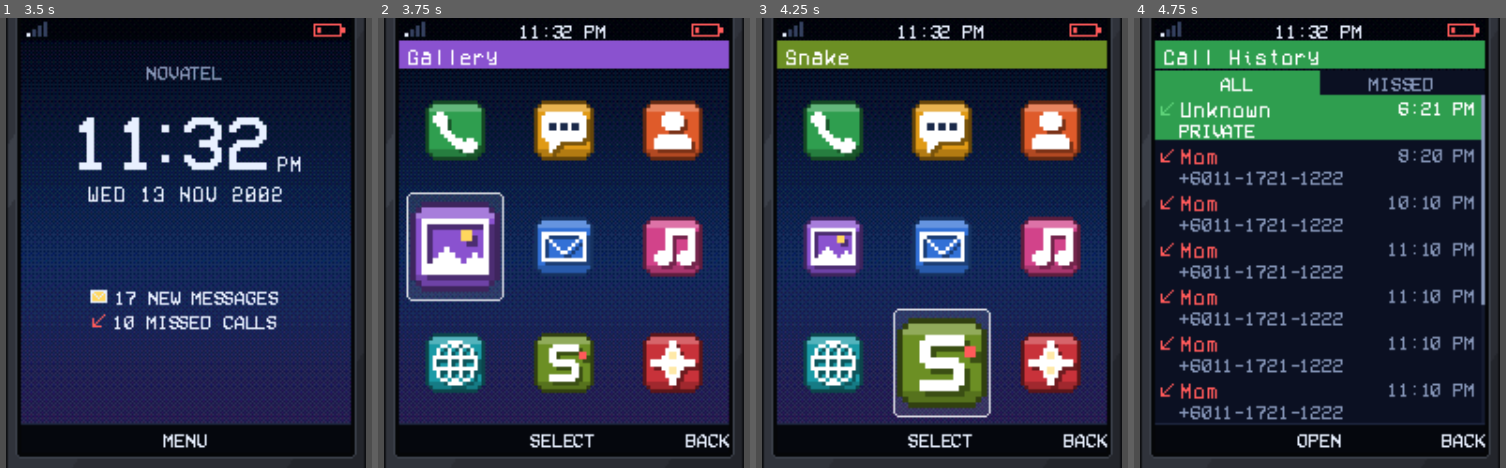
Above: before the commit, frames 1-4 (left to right).
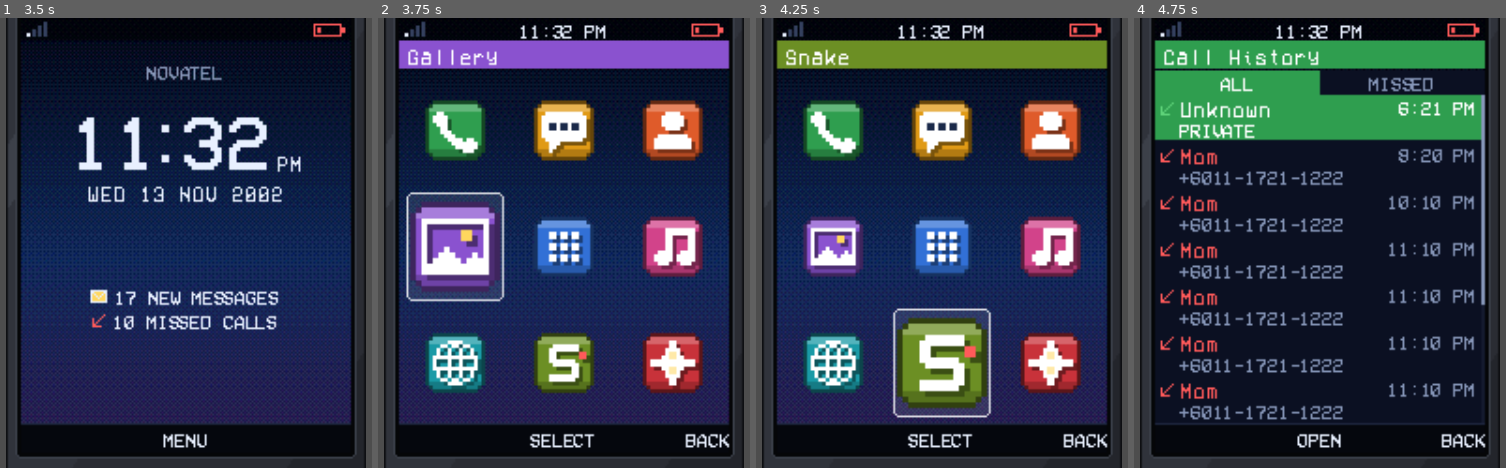
Above: after the commit, the same moments.

Repository: kaminaryu/project-found-footage
Game: Godot game, scene res://Objects/Mechanism/Phone/PhoneWindow.tscn
The game is run twice, just before and just after one commit, with the same random seed, the same clock (stepped at 60 frames per second) and the same inputs. This scene is started directly instead of the project's main scene. Sound files missing from this copy of the repository are replaced by a short silence.
Inputs (mouse positions are in pixels of both pictures, inside the frame that each line leads up to):
- Up to frame 1 (3.5 s): click (74, 441) at 0.5 s; click "MENU" at 1.25 s; click (297, 441) at 2 s; tap Enter (ui_accept) at 2.75 s; drag from (186, 243) to (267, 144) at 2.77 s
- Up to frame 2 (3.75 s): drag from (404, 265) to (523, 333) at 3.52 s
- Up to frame 3 (4.25 s): no input
- Up to frame 4 (4.75 s): click (1212, 130) at 4.27 s

Frame 1 is identical in both runs. In frame 2, 0.8% of the frame differs, in the area x 43-58%, y 47-56%; in frame 3, 0.8%; in frame 4, nothing differs.

Commit message:
Add Call app to the flip phone with a secret code SMS
Replaces the E-mail app with a Call keypad. A wrong number rings and
plays the "number unavailable" message; dialling a secret code from
phone_data.json ("dial" > "secrets", e.g. WOLF = 9653) rings once and
sends its text to Messages once per game. Includes placeholder ring,
unavailable, SMS and key sounds and the dialpad icon.

Co-Authored-By: Claude Opus 5.5 <noreply@anthropic.com>

Diff:
--- a/Objects/Mechanism/Phone/PhoneWindow.tscn
+++ b/Objects/Mechanism/Phone/PhoneWindow.tscn
@@ -8,7 +8,7 @@
 [ext_resource type="Texture2D" uid="uid://l25y2ghj1pt2" path="res://Assets/UI/PhoneIcons/Apps/messages.png" id="6_osihj"]
 [ext_resource type="Texture2D" uid="uid://b55yqxre1a708" path="res://Assets/UI/PhoneIcons/Apps/contacts.png" id="7_dpa08"]
 [ext_resource type="Texture2D" uid="uid://cm1n62ud0n281" path="res://Assets/UI/PhoneIcons/Apps/gallery.png" id="8_1x37v"]
-[ext_resource type="Texture2D" uid="uid://d1a2khltw1ph4" path="res://Assets/UI/PhoneIcons/Apps/email.png" id="9_ttc44"]
+[ext_resource type="Texture2D" uid="uid://ce3f78y1aysvv" path="res://Assets/UI/PhoneIcons/Apps/dial.png" id="9_dial"]
 [ext_resource type="Texture2D" uid="uid://cc56f2mred3y6" path="res://Assets/UI/PhoneIcons/Apps/music.png" id="10_i67im"]
 [ext_resource type="Texture2D" uid="uid://c548w8m4oa0k0" path="res://Assets/UI/PhoneIcons/Apps/browser.png" id="11_t8kdg"]
 [ext_resource type="Texture2D" uid="uid://l124jfvn5umh" path="res://Assets/UI/PhoneIcons/Apps/snake.png" id="12_fe0hb"]
@@ -27,6 +27,10 @@
 [ext_resource type="Shader" uid="uid://c1hvxdklbgmc3" path="res://Assets/UI/phone_lcd.gdshader" id="25_vt1cm"]
 [ext_resource type="AudioStream" uid="uid://1uf7ci4yhboo" path="res://Assets/SFX/phone_boot.wav" id="26_mb35u"]
 [ext_resource type="AudioStream" uid="uid://dwpgum54j54t8" path="res://Assets/SFX/ButtonSelect.wav" id="27_yqmkd"]
+[ext_resource type="AudioStream" uid="uid://cb3tjkrj52r5j" path="res://Assets/SFX/phone_key.wav" id="28_key"]
+[ext_resource type="AudioStream" uid="uid://cnd3r55xfljd5" path="res://Assets/SFX/call_ringing.wav" id="29_ring"]
+[ext_resource type="AudioStream" uid="uid://c8aibp0gbtdof" path="res://Assets/SFX/call_unavailable.wav" id="30_unavailable"]
+[ext_resource type="AudioStream" uid="uid://cy0l51vf0gp7b" path="res://Assets/SFX/sms_received.wav" id="31_sms"]
 
 [sub_resource type="Resource" id="Resource_e1ove"]
 script = ExtResource("4_rjvtr")
@@ -58,8 +62,10 @@
 
 [sub_resource type="Resource" id="Resource_y5pcr"]
 script = ExtResource("4_rjvtr")
-title = "E-mail"
-icon = ExtResource("9_ttc44")
+title = "Call"
+color = Color(0.19607843, 0.4392157, 0.8392157, 1)
+icon = ExtResource("9_dial")
+opens = "dial"
 
 [sub_resource type="Resource" id="Resource_fjape"]
 script = ExtResource("4_rjvtr")
@@ -651,3 +657,19 @@
 [node name="SelectSound" type="AudioStreamPlayer" parent="PhoneUI" unique_id=1373182081]
 unique_name_in_owner = true
 stream = ExtResource("27_yqmkd")
+
+[node name="KeySound" type="AudioStreamPlayer" parent="PhoneUI"]
+unique_name_in_owner = true
+stream = ExtResource("28_key")
+
+[node name="RingSound" type="AudioStreamPlayer" parent="PhoneUI"]
+unique_name_in_owner = true
+stream = ExtResource("29_ring")
+
+[node name="UnavailableSound" type="AudioStreamPlayer" parent="PhoneUI"]
+unique_name_in_owner = true
+stream = ExtResource("30_unavailable")
+
+[node name="SmsSound" type="AudioStreamPlayer" parent="PhoneUI"]
+unique_name_in_owner = true
+stream = ExtResource("31_sms")
--- a/Objects/Mechanism/Phone/phone_app.gd
+++ b/Objects/Mechanism/Phone/phone_app.gd
@@ -9,5 +9,6 @@
 @export var color: Color = Color("#3270d6")
 ## 16x16 pixel-art PNG. Shown at 2x, and 3x while highlighted.
 @export var icon: Texture2D
-## What opening it does. "crash" shows the "App stopped working" popup.
-@export_enum("crash", "calls", "messages", "contacts", "gallery") var opens: String = "crash"
+## What opening it does. "crash" shows the "App stopped working" popup,
+## "dial" opens the Call keypad.
+@export_enum("crash", "calls", "messages", "contacts", "gallery", "dial") var opens: String = "crash"
--- a/Objects/Mechanism/Phone/phone_ui.gd
+++ b/Objects/Mechanism/Phone/phone_ui.gd
@@ -47,10 +47,18 @@
 	"move_right": "ui_right",
 }
 
+## The Call app keypad, row by row, and the letters printed on each key.
+const KEYPAD := ["1", "2", "3", "4", "5", "6", "7", "8", "9", "*", "0", "#"]
+const KEY_LETTERS := {"2": "ABC", "3": "DEF", "4": "GHI", "5": "JKL", "6": "MNO", "7": "PQRS", "8": "TUV", "9": "WXYZ"}
+const MAX_DIGITS := 20
+## How long the right code rings before the line goes dead and its text arrives.
+const SECRET_RING_TIME := 2.2
+
 # "static" = remembered for the whole game, even after the phone window closes.
 static var _booted := false
 static var _read_threads := {}          # sender name -> true once the thread was opened
 static var _seen_missed_calls := false
+static var _sms_received: Array[Dictionary] = []   # secret texts the Call app already sent
 
 @onready var _header: Panel = %Header
 @onready var _header_title: Label = %HeaderTitle
@@ -79,10 +87,16 @@
 var _static_material: ShaderMaterial
 var _header_style: StyleBoxFlat
 var _title_style: StyleBoxFlat
+var _dialed := ""                        # what is typed on the Call keypad
+var _dial_display: Label
+var _call_status: Label
+var _call_tween: Tween
 
 
 func _ready() -> void:
 	_data = _load_data()
+	for sms: Dictionary in _sms_received:   # texts that already arrived earlier in the game
+		_put_sms_in_inbox(sms)
 	_lcd_material = _make_lcd_material(false)
 	_static_material = _make_lcd_material(true)
 
@@ -144,7 +158,10 @@
 		return
 
 	if event is InputEventKey and event.pressed and event.keycode == KEY_BACKSPACE:
-		_back()
+		if _screen_id == "dial" and _dialed != "" and not _popup.visible:
+			_dial_delete()   # on the keypad, Backspace rubs out the last digit first
+		elif not event.echo:
+			_back()
 		get_viewport().set_input_as_handled()
 		return
 
@@ -163,6 +180,15 @@
 		for arrow: String in ["ui_up", "ui_down", "ui_left", "ui_right"]:
 			if event.is_action_pressed(arrow, true):
 				get_viewport().set_input_as_handled()
+		return
+
+	# Number keys on the keyboard type on the Call keypad.
+	var typed := _typed_key(event)
+	if _screen_id == "dial" and typed != "":
+		_dial_press(typed)
+		if not _items[-1].has_focus():
+			_items[-1].grab_focus()   # jump to CALL, so Enter rings the number
+		get_viewport().set_input_as_handled()
 		return
 
 	var handled := true
@@ -189,6 +215,8 @@
 func _on_soft_left() -> void:
 	if _screen_id == "photo":
 		_step_photo(-1)
+	elif _screen_id == "dial":
+		_dial_delete()
 
 
 func _on_soft_center() -> void:
@@ -201,6 +229,8 @@
 			_open(_show_menu)
 		"photo":
 			_step_photo(1)
+		"dial":
+			_place_call()
 		_:
 			var focused := get_viewport().gui_get_focus_owner()
 			if focused is BaseButton and focused in _items:
@@ -399,6 +429,9 @@
 			_open(_show_contacts)
 		"gallery":
 			_open(_show_gallery)
+		"dial":
+			_dialed = ""
+			_open(_show_dial)
 		_:
 			_show_crash(app)
 
@@ -540,6 +573,253 @@
 		"outgoing":
 			return icon_call_outgoing
 	return icon_call_incoming
+
+
+# ---------------------------------------------------------------- call (dial a number)
+
+func _show_dial(focus: int) -> void:
+	_begin_app("dial", "dial", "Call")
+	_set_softkeys("", "CALL", "BACK")
+
+	var pad := _margin(4, 4, 4, 2)
+	_dial_display = _label("")
+	_dial_display.horizontal_alignment = HORIZONTAL_ALIGNMENT_CENTER
+	_dial_display.vertical_alignment = VERTICAL_ALIGNMENT_CENTER
+	_dial_display.custom_minimum_size.y = 26
+	pad.add_child(_dial_display)
+	_content.add_child(pad)
+
+	var grid := GridContainer.new()
+	grid.columns = 3
+	grid.add_theme_constant_override("h_separation", 0)
+	grid.add_theme_constant_override("v_separation", 0)
+	_content.add_child(grid)
+	for key: String in KEYPAD:
+		var button := _add_key(grid, key, KEY_LETTERS.get(key, " "), 30)
+		button.pressed.connect(_dial_press.bind(key))
+
+	var bottom := _margin(0, 2, 0, 0)
+	_content.add_child(bottom)
+	var call_key := _add_key(bottom, "CALL", "", 18, LED_ON)
+	call_key.pressed.connect(_place_call)
+
+	_update_dial_display()
+	_focus_item(focus)
+
+
+## A keypad key you can highlight and press: a big character with small letters under it.
+func _add_key(parent: Control, top: String, bottom: String, height: int, colour := TEXT) -> Button:
+	var key := Button.new()
+	key.theme_type_variation = "PhoneItem"
+	key.focus_mode = Control.FOCUS_ALL
+	key.custom_minimum_size.y = height
+	key.size_flags_horizontal = Control.SIZE_EXPAND_FILL
+
+	var face := Panel.new()                # the key itself
+	face.mouse_filter = Control.MOUSE_FILTER_IGNORE
+	face.add_theme_stylebox_override("panel", _flat(SECTION, 0, 0, 3))
+	_fill(face, 1, 1, 1, 1)
+	key.add_child(face)
+
+	var glow := Panel.new()                # coloured when highlighted
+	glow.name = "Highlight"
+	glow.mouse_filter = Control.MOUSE_FILTER_IGNORE
+	glow.add_theme_stylebox_override("panel", _flat(_accent, 0, 0, 3))
+	glow.visible = false
+	_fill(glow, 1, 1, 1, 1)
+	key.add_child(glow)
+
+	var stack := VBoxContainer.new()
+	stack.alignment = BoxContainer.ALIGNMENT_CENTER
+	stack.add_theme_constant_override("separation", 0)
+	stack.mouse_filter = Control.MOUSE_FILTER_IGNORE
+	_fill(stack)
+	key.add_child(stack)
+	var big := _label(top, 12, colour)
+	big.horizontal_alignment = HORIZONTAL_ALIGNMENT_CENTER
+	stack.add_child(big)
+	if bottom != "":
+		var small := _label(bottom, 10, TEXT_DIM)
+		small.horizontal_alignment = HORIZONTAL_ALIGNMENT_CENTER
+		stack.add_child(small)
+
+	parent.add_child(key)
+	_register_item(key)
+	return key
+
+
+## Shows the typed number (smaller when it gets long) and the CLEAR softkey.
+func _update_dial_display() -> void:
+	var empty := _dialed == ""
+	var size := 10 if empty else 20
+	var font := get_theme_font("font", "Label")
+	if not empty and font.get_string_size(_dialed, HORIZONTAL_ALIGNMENT_LEFT, -1, 20).x > 166:
+		size = 12
+	_dial_display.text = "Enter number" if empty else _dialed
+	_dial_display.add_theme_font_size_override("font_size", size)
+	_dial_display.add_theme_color_override("font_color", TEXT_DIM if empty else TEXT)
+	%SoftLeft.text = "" if empty else "CLEAR"
+
+
+## Adds one key to the number.
+func _dial_press(key: String) -> void:
+	if _dialed.length() < MAX_DIGITS:
+		_dialed += key
+		%KeySound.play()
+	_update_dial_display()
+
+
+## Rubs out the last key (CLEAR softkey or Backspace).
+func _dial_delete() -> void:
+	_dialed = _dialed.left(-1)
+	_update_dial_display()
+
+
+## The keypad key a keyboard key types ("0" to "9", "*", "#"), or "" for any other key.
+func _typed_key(event: InputEvent) -> String:
+	if event is InputEventKey and event.pressed and event.unicode > 0:
+		var typed := char(event.unicode)
+		if typed in KEYPAD:
+			return typed
+	return ""
+
+
+func _place_call() -> void:
+	if _dialed != "":
+		_open(_show_calling.bind(_dialed))
+
+
+## The calling screen. A wrong number rings, then says it is unavailable.
+## A secret code from phone_data.json rings once, goes dead and sends its text.
+func _show_calling(_focus: int, number: String) -> void:
+	_begin_app("dial", "calling", "Call")
+	_set_softkeys("", "", "END")
+	var who := _contact_name(number)
+	_add_profile(who if who != "" else number, number if who != "" else "")
+	var pad := _margin(0, 8, 0, 0)
+	_call_status = _label("Calling...", 12, TEXT_DIM)
+	_call_status.horizontal_alignment = HORIZONTAL_ALIGNMENT_CENTER
+	pad.add_child(_call_status)
+	_content.add_child(pad)
+
+	var secret := _find_secret(number)
+	_call_tween = create_tween()
+	_call_tween.tween_callback(%RingSound.play)
+	if secret.is_empty():
+		_call_tween.tween_interval(_sound_length(%RingSound))
+		_call_tween.tween_callback(_set_call_status.bind("Number unavailable", MISSED))
+		_call_tween.tween_callback(%UnavailableSound.play)
+		_call_tween.tween_interval(_sound_length(%UnavailableSound))
+	else:
+		_call_tween.tween_interval(SECRET_RING_TIME)
+		_call_tween.tween_callback(%RingSound.stop)
+		_call_tween.tween_callback(_receive_sms.bind(secret))
+	_call_tween.tween_callback(_set_call_status.bind("Call ended", TEXT_DIM))
+	_call_tween.tween_interval(1.0)
+	_call_tween.tween_callback(_back)
+
+
+func _set_call_status(text: String, colour: Color) -> void:
+	_call_status.text = text
+	_call_status.add_theme_color_override("font_color", colour)
+
+
+## Hangs up: stops the call sounds and whatever the call was about to do.
+func _end_call() -> void:
+	if _call_tween:
+		_call_tween.kill()
+		_call_tween = null
+	%RingSound.stop()
+	%UnavailableSound.stop()
+
+
+## How long a sound plays, or 2 seconds when no sound file is set yet.
+func _sound_length(player: AudioStreamPlayer) -> float:
+	return player.stream.get_length() if player.stream else 2.0
+
+
+## The secret in phone_data.json whose code was dialled, or {} for a wrong number.
+func _find_secret(number: String) -> Dictionary:
+	var dial: Dictionary = _data.get("dial", {})
+	for secret: Dictionary in dial.get("secrets", []):
+		var code := _to_keypad(str(secret.get("code", "")))
+		if code != "" and code == number:
+			return secret
+	return {}
+
+
+## Turns a word into the keys you press for it, like on old phones: "WOLF" -> "9653".
+## Digits, * and # stay as they are; spaces, + and - are dropped.
+func _to_keypad(text: String) -> String:
+	var keys := ""
+	for letter in text.to_upper():
+		if letter in KEYPAD:
+			keys += letter
+		else:
+			for key: String in KEY_LETTERS:
+				if letter in KEY_LETTERS[key]:
+					keys += key
+	return keys
+
+
+## The contact saved with this number ("Dad"), or "" when nobody is.
+## Works with or without the country code: 01117211827 finds +6011-1721-1827.
+func _contact_name(number: String) -> String:
+	var book: Dictionary = _data.get("contacts", {})
+	for person: Dictionary in book.get("friends", []):
+		var saved := _to_keypad(str(person.get("number", "")))
+		if number.length() >= 7 and saved.ends_with(number):
+			return str(person.get("name", ""))
+	return ""
+
+
+## The right code was dialled: its text arrives in Messages (only the first time).
+func _receive_sms(secret: Dictionary) -> void:
+	for sms: Dictionary in _sms_received:
+		if sms.get("code") == secret.get("code"):
+			return
+	_sms_received.append(secret)
+	_put_sms_in_inbox(secret)
+	_read_threads.erase(str(secret.get("from", "")))   # that chat has something new again
+	var tw := create_tween()
+	tw.tween_interval(1.8)   # a moment after "Call ended", the phone beeps
+	tw.tween_callback(_announce_sms.bind(secret))
+
+
+## Puts a received text into Messages. Its chat moves to the top of the list.
+func _put_sms_in_inbox(sms: Dictionary) -> void:
+	var from := str(sms.get("from", "Unknown"))
+	var time := str(sms.get("time", ""))
+	var threads: Array = _data.get_or_add("messages", [])
+	var thread := {"from": from, "days": []}
+	for i in threads.size():
+		if str(threads[i].get("from", "")) == from:
+			thread = threads.pop_at(i)
+			break
+	threads.push_front(thread)
+	thread["time"] = time
+	var days: Array = thread.get_or_add("days", [])
+	for day: Dictionary in days:   # older texts in this chat stop counting as new
+		for text: Dictionary in day.get("messages", []):
+			text.erase("new")
+	var date := str(sms.get("date", ""))
+	if days.is_empty() or str(days[-1].get("date", "")) != date:
+		days.append({"date": date, "messages": []})
+	days[-1].get_or_add("messages", []).append(
+			{"from_me": false, "time": time, "text": str(sms.get("text", "")), "new": true})
+
+
+## Beep, buzz and a "1 new message" popup.
+func _announce_sms(secret: Dictionary) -> void:
+	%SmsSound.play()
+	if _popup.visible or _screen_id == "calling":
+		return   # no popup now, the LED and the home screen still show it
+	_open_popup("Messages", _app_color("messages"), icon_envelope_new,
+			"1 new message\n" + str(secret.get("from", "")))
+	%DialogOk.visible = true
+	%DialogOk.grab_focus()
+	_set_softkeys("", "OK", "")
+	_buzz()
 
 
 # ---------------------------------------------------------------- contacts
@@ -694,16 +974,8 @@
 # ---------------------------------------------------------------- "App stopped working"
 
 func _show_crash(app: PhoneApp) -> void:
-	_popup_focus = _focus_index()
-	_popup.visible = true
-	_title_style.bg_color = app.color
-	%DialogTitle.text = app.title
-	%DialogTitle.add_theme_color_override("font_color", _ink_on(app.color))
-	%DialogIcon.texture = app.icon
-	%DialogIcon.custom_minimum_size = _scaled(app.icon, 2)
-	%DialogText.text = "Loading"
+	_open_popup(app.title, app.color, app.icon, "Loading")
 	%DialogOk.visible = false
-	get_viewport().gui_release_focus()
 	_set_softkeys("", "", "")
 
 	_popup_tween = create_tween()
@@ -721,7 +993,24 @@
 	%DialogOk.visible = true
 	%DialogOk.grab_focus()
 	_set_softkeys("", "OK", "")
-	# A quick buzz, like the phone vibrating.
+	_buzz()
+
+
+## The little window in the middle of the screen, with a coloured title bar.
+func _open_popup(title: String, colour: Color, icon: Texture2D, text: String) -> void:
+	_popup_focus = _focus_index()
+	_popup.visible = true
+	_title_style.bg_color = colour
+	%DialogTitle.text = title
+	%DialogTitle.add_theme_color_override("font_color", _ink_on(colour))
+	%DialogIcon.texture = icon
+	%DialogIcon.custom_minimum_size = _scaled(icon, 2)
+	%DialogText.text = text
+	get_viewport().gui_release_focus()
+
+
+## A quick shake of the popup, like the phone vibrating.
+func _buzz() -> void:
 	var holder: Control = %DialogHolder
 	var start := holder.position.x
 	var tw := create_tween()
@@ -755,6 +1044,7 @@
 
 
 func _show_page(page: Control, with_header: bool) -> void:
+	_end_call()
 	for each: Control in [%Home, %Menu, %AppPage]:
 		each.visible = each == page
 	_header.visible = with_header
--- a/Resources/Data/phone_data.json
+++ b/Resources/Data/phone_data.json
@@ -195,6 +195,13 @@
 			{ "name": "Afif", "number": "+6012-4664-1823", "note": "Classmate from High school" },
 			{ "name": "Izz", "number": "+6011-2713-1128", "note": "Classmate from University." },
 			{ "name": "Dad", "number": "+6011-1721-1827", "note": "The Lone Wolf, My dad" }
+		]
+	},
+
+	"dial": {
+		"_readme": "The Call app. Any number that is not a code below rings, then says the number is unavailable. Dialling a code rings once, the line goes dead, and its text arrives in Messages (once per game). A code can be digits or a WORD: each letter is the keypad key it is printed on, like old phones (WOLF = 9653). from = who the text comes from (a new name gets its own chat at the top).",
+		"secrets": [
+			{ "code": "WOLF", "from": "NOVATEL", "date": "13/11/2002", "time": "11:32 PM", "text": "{ w0Lf_is_45L33P}" }
 		]
 	},
 
Not shown, added: Assets/SFX/call_ringing.wav.import
Not shown, added: Assets/SFX/call_unavailable.wav.import
Not shown, added: Assets/SFX/phone_key.wav.import
Not shown, added: Assets/SFX/sms_received.wav.import
Binary file added: Assets/UI/PhoneIcons/Apps/dial.png
Not shown, added: Assets/UI/PhoneIcons/Apps/dial.png.import
Not shown, added: Assets/SFX/call_ringing.wav
Not shown, added: Assets/SFX/call_unavailable.wav
Not shown, added: Assets/SFX/phone_key.wav
Not shown, added: Assets/SFX/sms_received.wav
